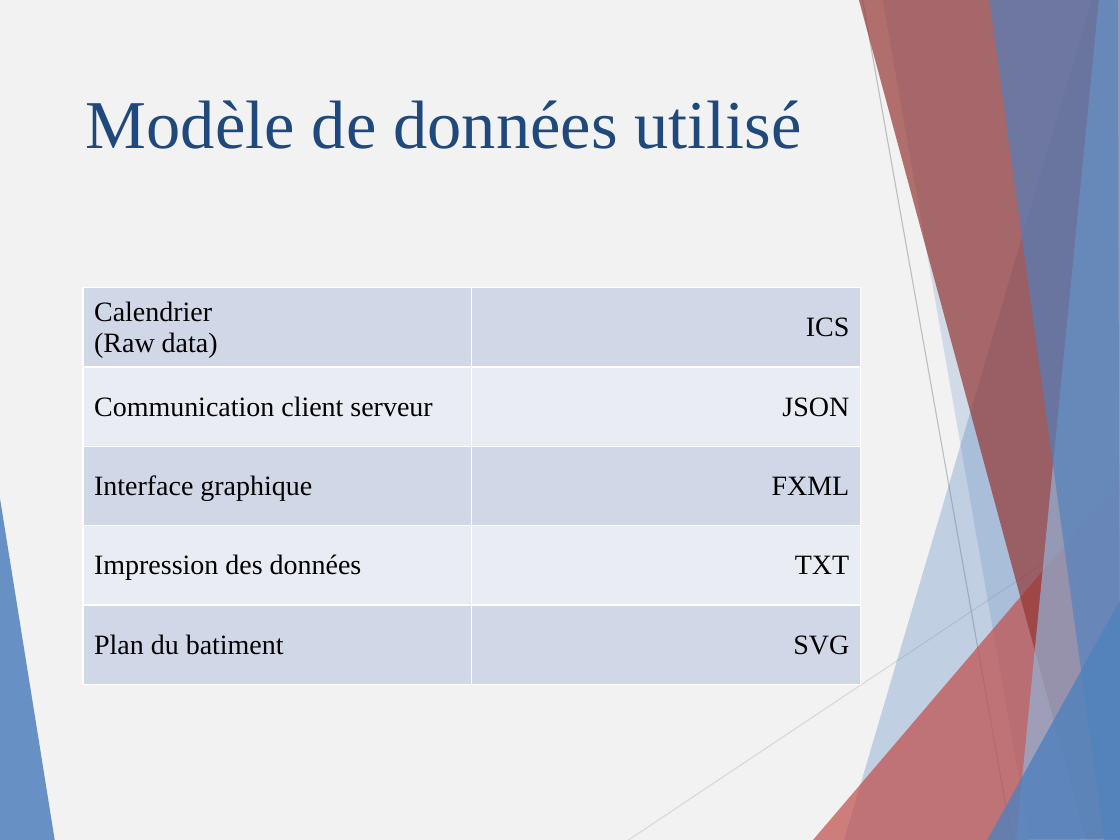
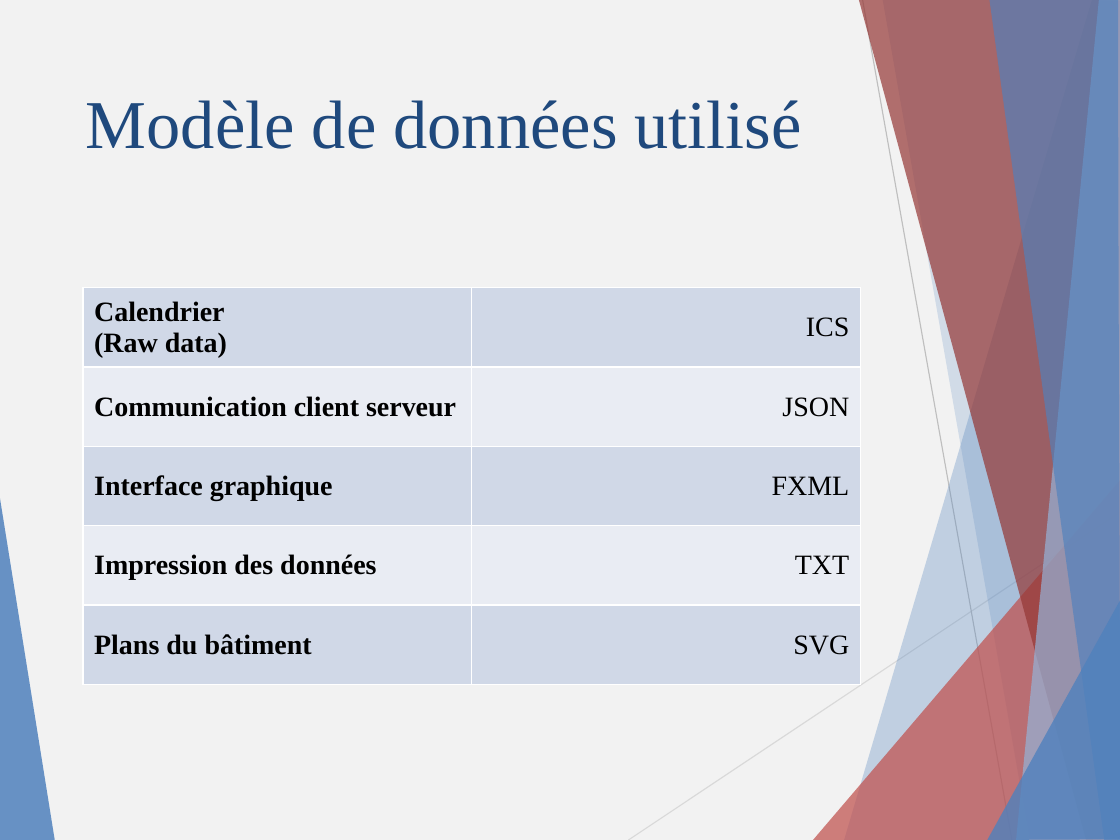
Before and after one commit to Nyahon/PRO, a slide deck: slide 3 of presentation/DARYLL.pptx (slide 4 before the commit). Drawn at 1120x840 pixels with LibreOffice and Linux fonts; fonts in the diff are those of the drawing. Boxes give left, top, right and bottom in pixels: in the first picture for what was removed or moved away, otherwise in the second. Text is boxed around its words. In the diff, an @@ line names an element or a change of style, - is before the commit and + after.

```diff
--- a/presentation/DARYLL.pptx
+++ b/presentation/DARYLL.pptx
@@ table at (83, 288, 860, 684) @@
-row 5, column 1: Plan du batiment
+row 5, column 1: Plans du bâtiment
@@ bold on in "Calendrier", "(Raw data)", "Communication client serveur", "Interface graphique" and 1 more places @@
```
Also in this commit, not shown: 8 other slides changed.
